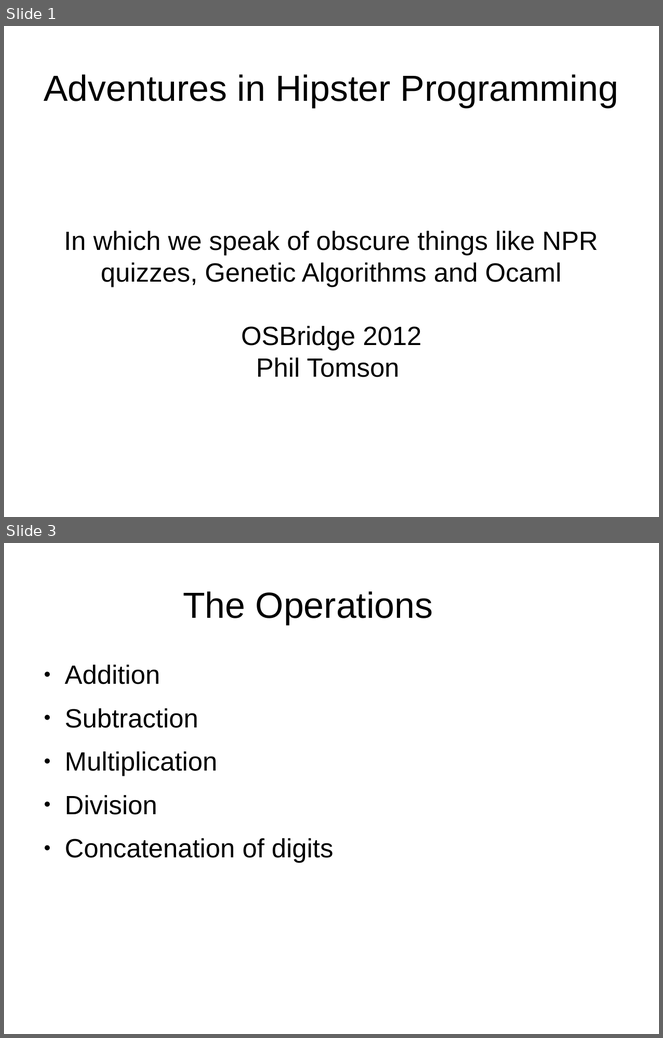
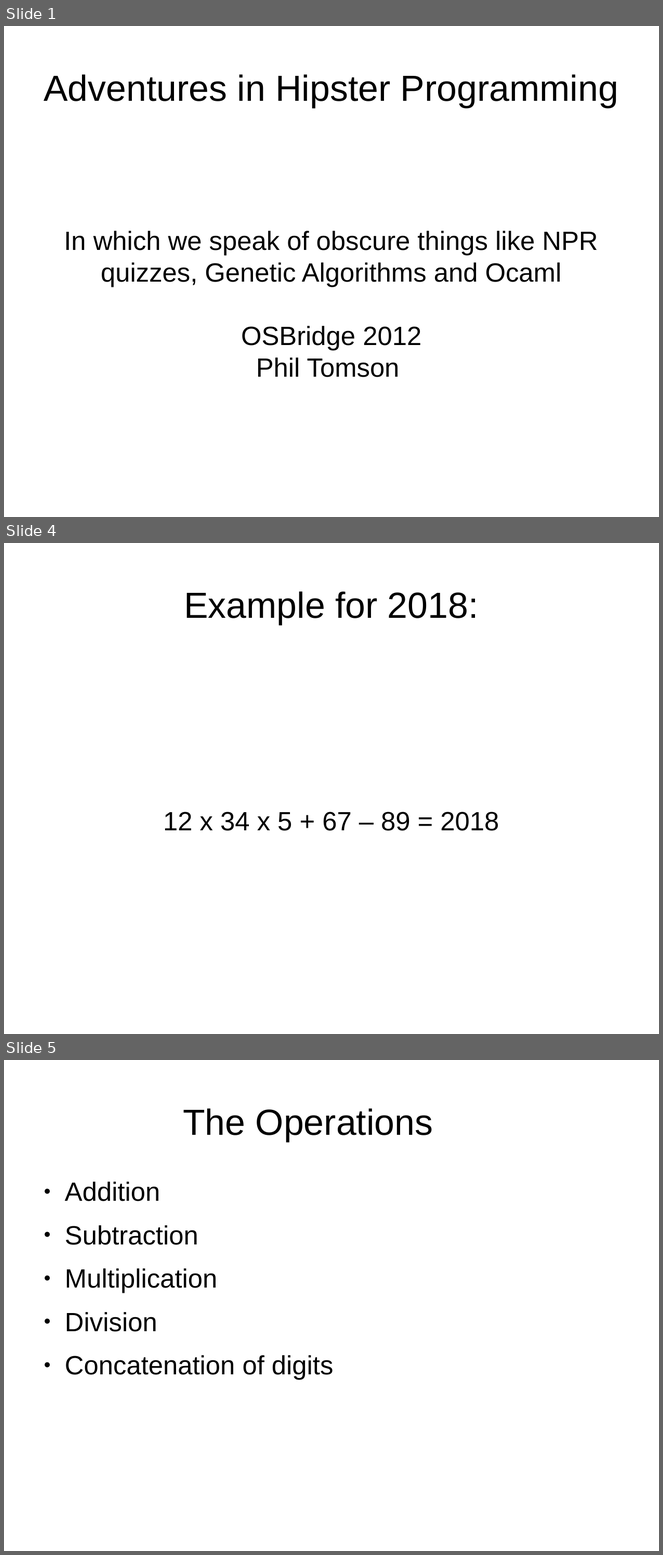
Before and after one commit to philtomson/OSBridge2012Talk, a slide deck: OSBridge2012.odp. Shown one above the other, each under a label of ours: slides 1 and 3 before the commit, slides 1, 4 and 5 after it; the slides between them are not shown. The pictures are 663x1038 and 663x1555 pixels, drawn with LibreOffice and Linux fonts; fonts in the diff are those of the drawing. Boxes give left, top, right and bottom in pixels: in the first picture for what was removed or moved away, otherwise in the second. Text is boxed around its words. In the diff, an @@ line names an element or a change of style, - is before the commit and + after.

```diff
--- a/OSBridge2012.odp
+++ b/OSBridge2012.odp
@@ slide 4 added at (x1=4, y1=543, x2=659, y2=1034), background #FFFFFF @@
@@ title added at (x1=184, y1=591, x2=479, y2=625), 44 pt, text #000000 @@
+Example for 2018:
@@ subtitle added at (x1=163, y1=812, x2=499, y2=831), 32 pt, text #000000 @@
+12 x 34 x 5 + 67 – 89 = 2018
@@ what was slide 3 is now slide 5 @@
```
Also in this commit, not shown: 1 slide changed, 4 other slides added, 1 slide removed.
